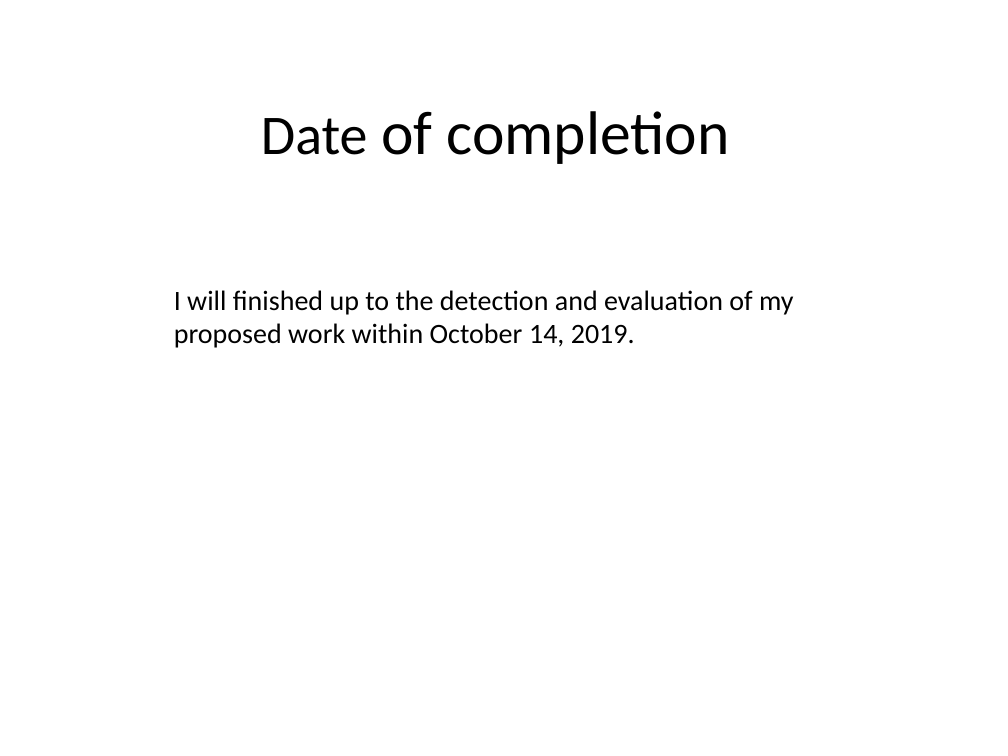
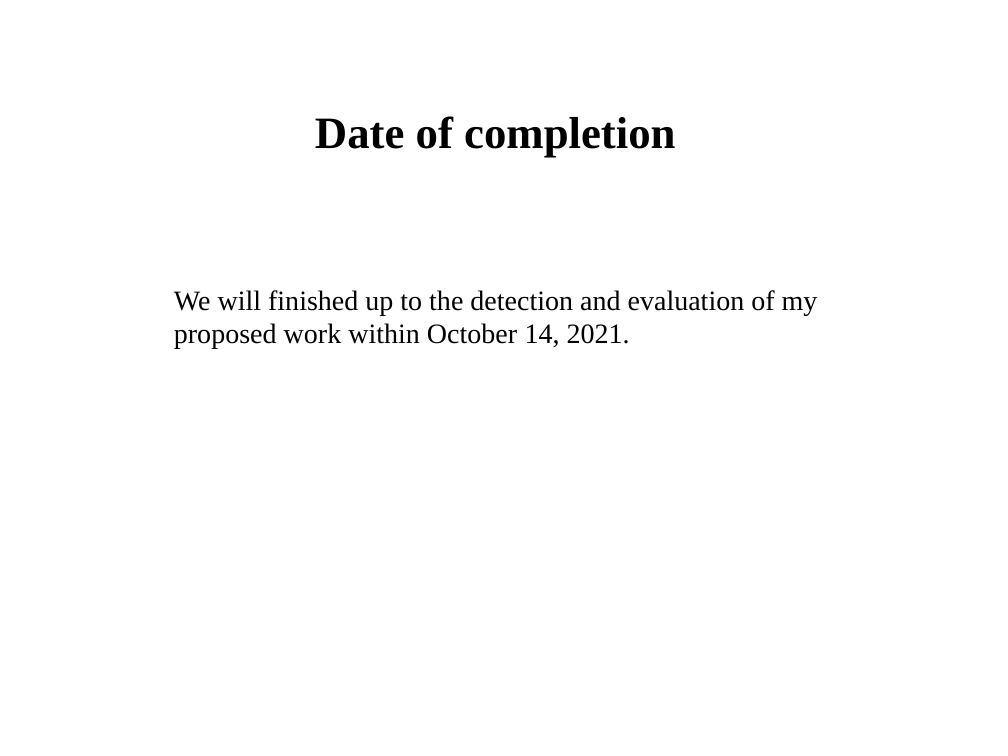
Before and after one commit to RedwanSharafatKabir/Track_Me, a slide deck: slide 10 of Track_Me Documents/EUB-APGT.pptx. Drawn at 1008x756 pixels with LibreOffice and Linux fonts; fonts in the diff are those of the drawing. Boxes give left, top, right and bottom in pixels: in the first picture for what was removed or moved away, otherwise in the second. Text is boxed around its words. In the diff, an @@ line names an element or a change of style, - is before the commit and + after.

```diff
--- a/Track_Me Documents/EUB-APGT.pptx
+++ b/Track_Me Documents/EUB-APGT.pptx
@@ title "Date of completion" at (315, 116, 675, 157): size 40 to 32 pt in "Date"; size 44 to 32 pt in "of completion"; font Calibri to Times New Roman, bold on @@
@@ text at (174, 290, 818, 349): text changed; font Calibri to Times New Roman @@
-I will finished up to the detection and evaluation of my proposed work within October 14, 2019.
+We will finished up to the detection and evaluation of my proposed work within October 14, 2021.
```
Also in this commit, not shown: 7 other slides changed, 3 slides added, 3 slides removed, 5 other files.
